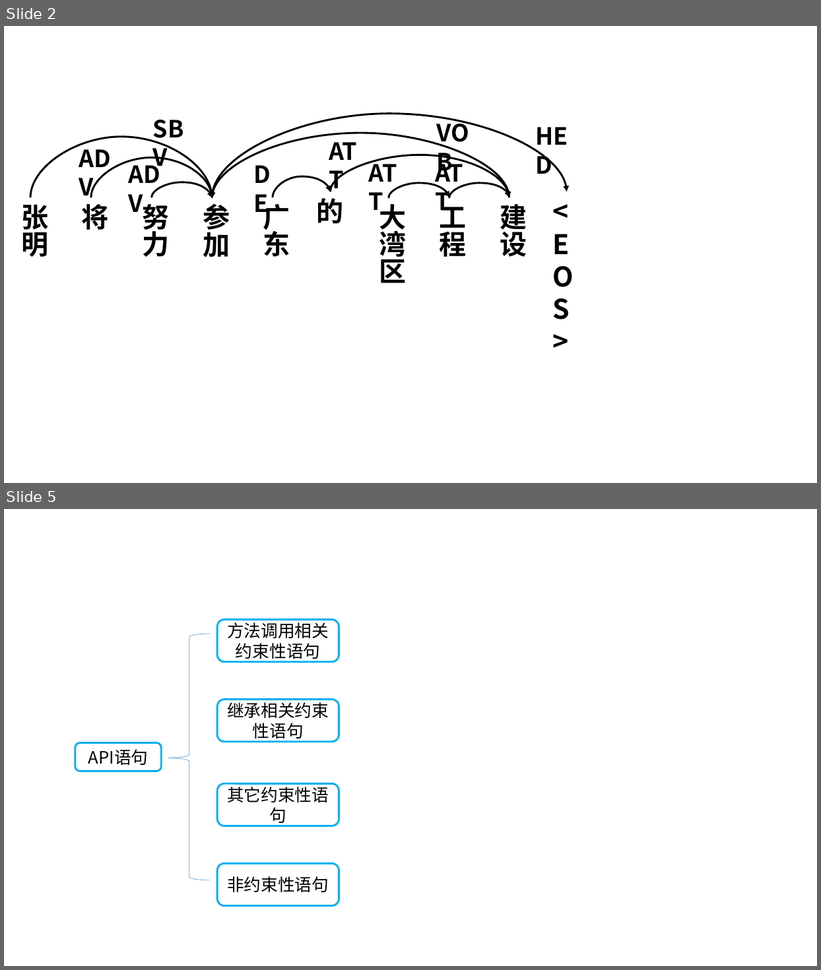
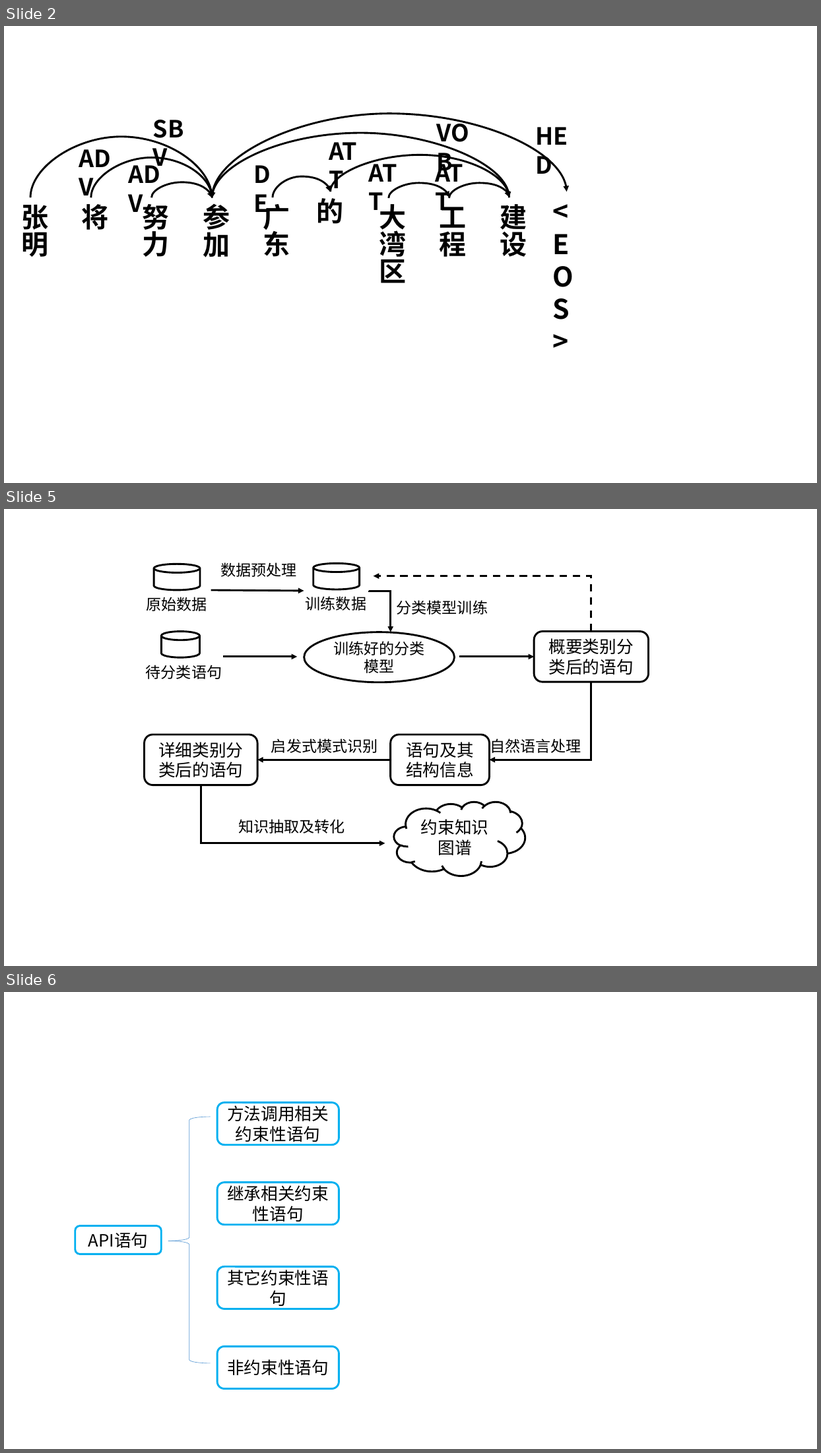
Before and after one commit to zk467701860/SKnowledgeGraph, a slide deck: directive_classification/毕业论文/图片/新建 Microsoft PowerPoint 演示文稿.pptx. Shown one above the other, each under a label of ours: slides 2 and 5 before the commit, slides 2, 5 and 6 after it; the slides between them are not shown. The pictures are 821x970 and 821x1453 pixels, drawn with LibreOffice and Linux fonts; fonts in the diff are those of the drawing. Boxes give left, top, right and bottom in pixels: in the first picture for what was removed or moved away, otherwise in the second. Text is boxed around its words. In the diff, an @@ line names an element or a change of style, - is before the commit and + after.

```diff
--- a/directive_classification/毕业论文/图片/新建 Microsoft PowerPoint 演示文稿.pptx
+++ b/directive_classification/毕业论文/图片/新建 Microsoft PowerPoint 演示文稿.pptx
@@ slide 5 added at (4, 509, 817, 966), background #FFFFFF @@
@@ cylinder added at (154, 564, 201, 590), outline #000000 2.25 pt @@
@@ text added at (220, 562, 296, 577), 18 pt, text #000000 @@
+数据预处理
@@ cylinder added at (314, 563, 360, 590), outline #000000 2.25 pt @@
@@ elbow arrow added from (591, 632) to (374, 576), #000000 2.25 pt dashed @@
@@ text added at (146, 597, 207, 611), 18 pt, text #000000 @@
+原始数据
@@ arrow added from (211, 590) to (304, 591), #000000 2.25 pt @@
@@ text added at (306, 596, 366, 611), 18 pt, text #000000 @@
+训练数据
@@ elbow arrow added from (369, 591) to (391, 632), #000000 2.25 pt @@
@@ text added at (397, 600, 488, 615), 18 pt, text #000000 @@
+分类模型训练
@@ cylinder added at (161, 632, 200, 658), outline #000000 2.25 pt @@
@@ ellipse added at (304, 632, 455, 682), outline #000000 2.25 pt, 18 pt, text #000000 @@
+训练好的分类模型
@@ rounded rectangle added at (534, 632, 649, 682), outline #000000 2.25 pt, 20 pt, text #000000 @@
+概要类别分类后的语句
@@ text added at (146, 665, 222, 679), 18 pt, text #000000 @@
+待分类语句
@@ arrow added from (223, 657) to (298, 657), #000000 2.25 pt @@
@@ arrow added from (459, 657) to (534, 657), #000000 2.25 pt @@
@@ elbow arrow added from (591, 682) to (490, 760), #000000 2.25 pt @@
@@ rounded rectangle added at (145, 735, 257, 786), outline #000000 2.25 pt, 20 pt, text #000000 @@
+详细类别分类后的语句
@@ text added at (271, 739, 378, 753), 18 pt, text #000000 @@
+启发式模式识别
@@ rounded rectangle added at (391, 735, 490, 786), outline #000000 2.25 pt, 20 pt, text #000000 @@
+语句及其结构信息
@@ text added at (490, 739, 582, 756), 18 pt, text #000000 @@
+自然语言处理
@@ arrow added from (391, 760) to (257, 760), #000000 2.25 pt @@
@@ elbow arrow added from (201, 786) to (385, 844), #000000 2.25 pt @@
@@ cloud added at (395, 802, 525, 875), outline #000000 2.25 pt, 20 pt, text #000000 @@
+约束知识图谱
@@ text added at (238, 819, 345, 834), 18 pt, text #000000 @@
+知识抽取及转化
@@ what was slide 5 is now slide 6 @@
```
Also in this commit, not shown: 2 slides changed, 14 other slides added, 37 other files.
